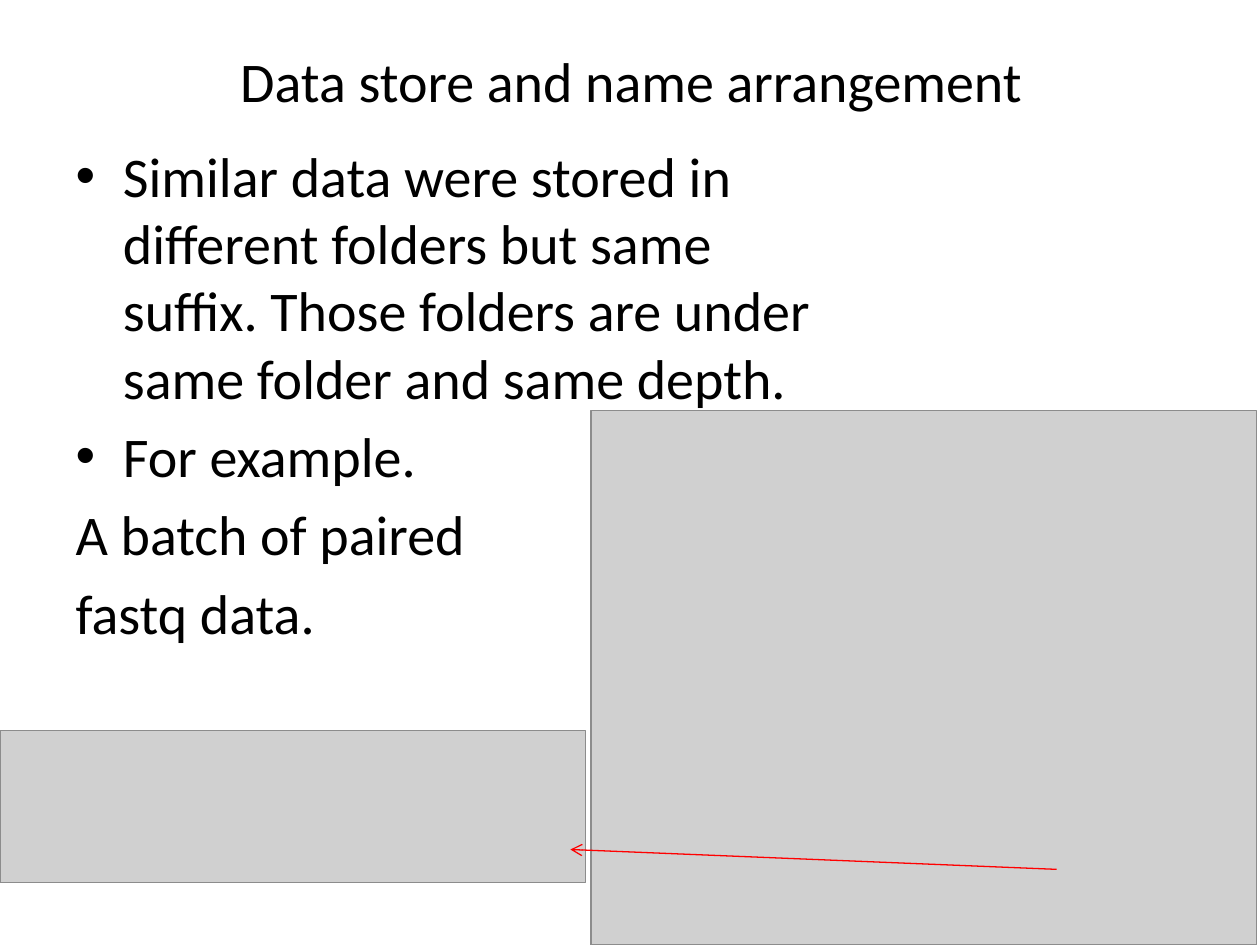
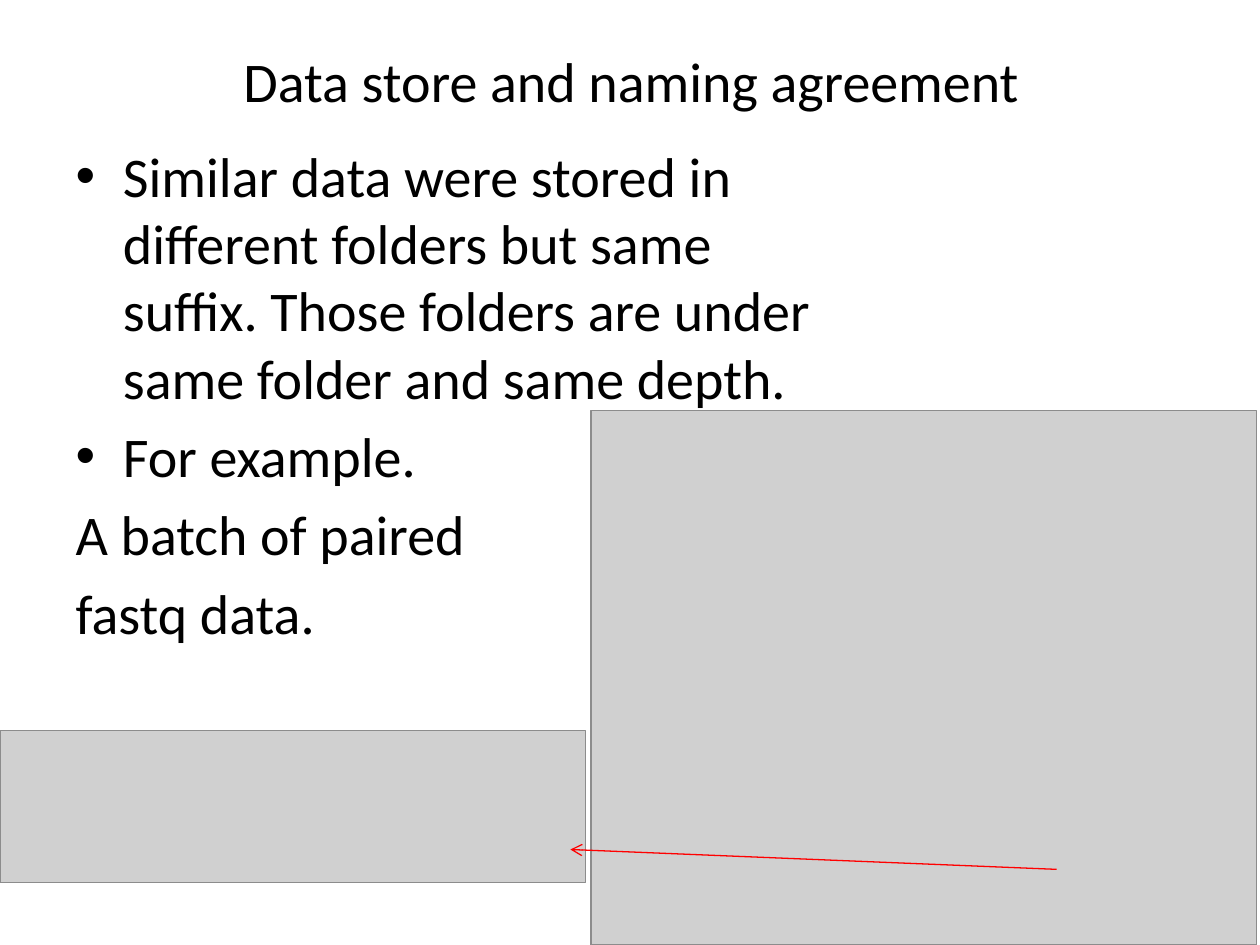
Before and after one commit to vitogump/lifelit, a slide deck: slide 5 of userGuide.pptx. Drawn at 1260x945 pixels with LibreOffice and Linux fonts; fonts in the diff are those of the drawing; grey boxes stand for pictures. Boxes give left, top, right and bottom in pixels: in the first picture for what was removed or moved away, otherwise in the second. Text is boxed around its words. In the diff, an @@ line names an element or a change of style, - is before the commit and + after.

```diff
--- a/userGuide.pptx
+++ b/userGuide.pptx
@@ title at box(243, 63, 1019, 112): text changed @@
-Data store and name arrangement
+Data store and naming agreement
```
Also in this commit, not shown: 2 other slides changed.
